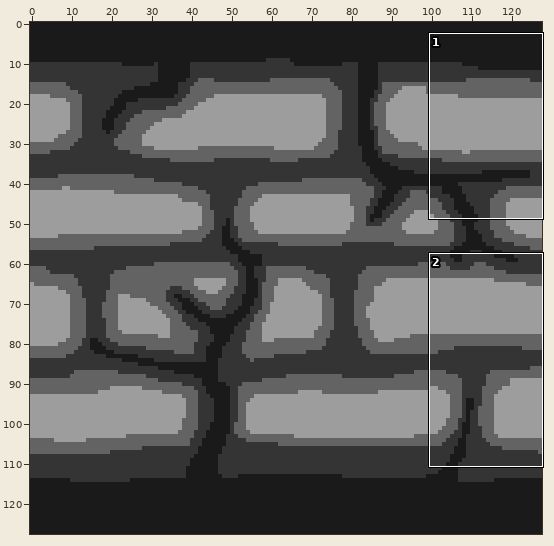
Two states of a sprite sheet, core/assets/texture/walls/3d/bricksCracked.png. Above, an overview of the earlier version with the close-up marked.
Close-up. Before the edit:
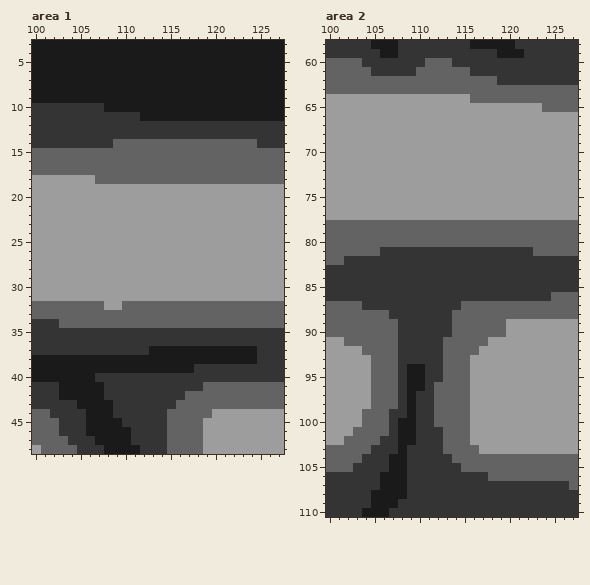
The file is 128x128 pixels. Shown: area 1: x 100..127, y 3..48; area 2: x 100..127, y 58..110.
After:
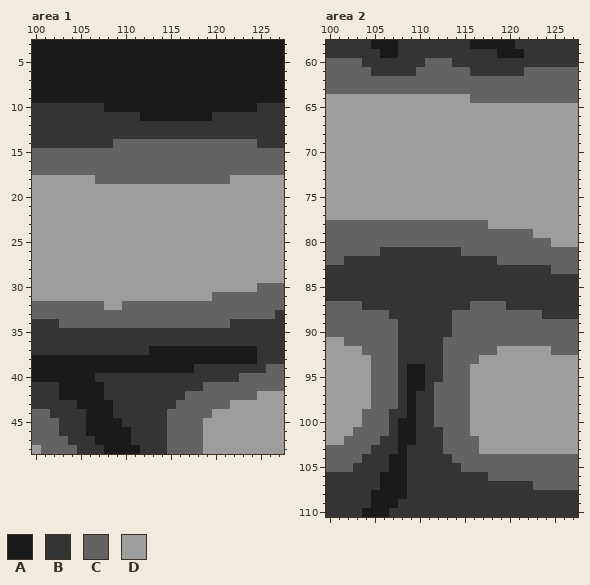
Palette (. is transparent): A #1a1a1a  B #343434  C #636363  D #9d9d9d
The edit:
--- area 1
@@ x 118..127 @@
  9 AAAAAAAAAA
-10 AAAAAAAAAA
-11 AAAAAAAAAA
+10 AAAAAAABBB
+11 AABBBBBBBB
 12 BBBBBBBBBB
@@ x 120..127 @@
 17 CCCCCCCC
-18 CCCCCCCC
+18 CCDDDDDD
 19 DDDDDDDD
@@ x 118..127 @@
 29 DDDDDDDDDD
-30 DDDDDDDDDD
-31 DDDDDDDDDD
+30 DDDDDDDCCC
+31 DDCCCCCCCC
 32 CCCCCCCCCC
-33 CCCCCCCCCC
-34 CCCCCCCCCC
+33 CCCCCCCCCB
+34 CCCCBBBBBB
 35 BBBBBBBBBB
@@ x 120..127 @@
 38 AAAAABBB
-39 BBBBBBBB
-40 BBBBBBBB
+39 BBBBBBCC
+40 BBBCCCCC
 41 CCCCCCCC
-42 CCCCCCCC
-43 CCCCCCCC
+42 CCCCCDDD
+43 CCDDDDDD
 44 DDDDDDDD
--- area 2
@@ x 117..127 @@
  60 BBBBBBBBBBB
- 61 BBBBBBBBBBB
- 62 CCBBBBBBBBB
+ 61 BBBBBCCCCCC
+ 62 CCCCCCCCCCC
  63 CCCCCCCCCCC
  64 CCCCCCCCCCC
- 65 DDDDDDDCCCC
+ 65 DDDDDDDDDDD
  66 DDDDDDDDDDD
@@ x 113..127 @@
  77 DDDDDDDDDDDDDDD
- 78 CCCCCCCCCCCCCCC
- 79 CCCCCCCCCCCCCCC
- 80 CCCCCCCCCCCCCCC
- 81 BBBBBBBBBBCCCCC
- 82 BBBBBBBBBBBBBBB
- 83 BBBBBBBBBBBBBBB
+ 78 CCCCCDDDDDDDDDD
+ 79 CCCCCCCCCCDDDDD
+ 80 CCCCCCCCCCCCDDD
+ 81 BBCCCCCCCCCCCCC
+ 82 BBBBBBCCCCCCCCC
+ 83 BBBBBBBBBBBBCCC
  84 BBBBBBBBBBBBBBB
  85 BBBBBBBBBBBBBBB
- 86 BBBBBBBBBBBBCCC
- 87 BBCCCCCCCCCCCCC
- 88 BCCCCCCCCCCCCCC
- 89 BCCCCCCDDDDDDDD
- 90 BCCCCCCDDDDDDDD
- 91 CCCCCDDDDDDDDDD
- 92 CCCCDDDDDDDDDDD
- 93 CCCDDDDDDDDDDDD
+ 86 BBBBBBBBBBBBBBB
+ 87 BBBCCCCBBBBBBBB
+ 88 BCCCCCCCCCCBBBB
+ 89 BCCCCCCCCCCCCCC
+ 90 BCCCCCCCCCCCCCC
+ 91 CCCCCCCCCCCCCCC
+ 92 CCCCCCDDDDDDCCC
+ 93 CCCCDDDDDDDDDDD
  94 CCCDDDDDDDDDDDD
@@ x 114..118 @@
 101 CCDDD
-102 CCDDD
+102 CCCDD
 103 CCCDD
@@ x 121..127 @@
 106 CCCCCCC
-107 BBBBBBC
+107 BBCCCCC
 108 BBBBBBB
